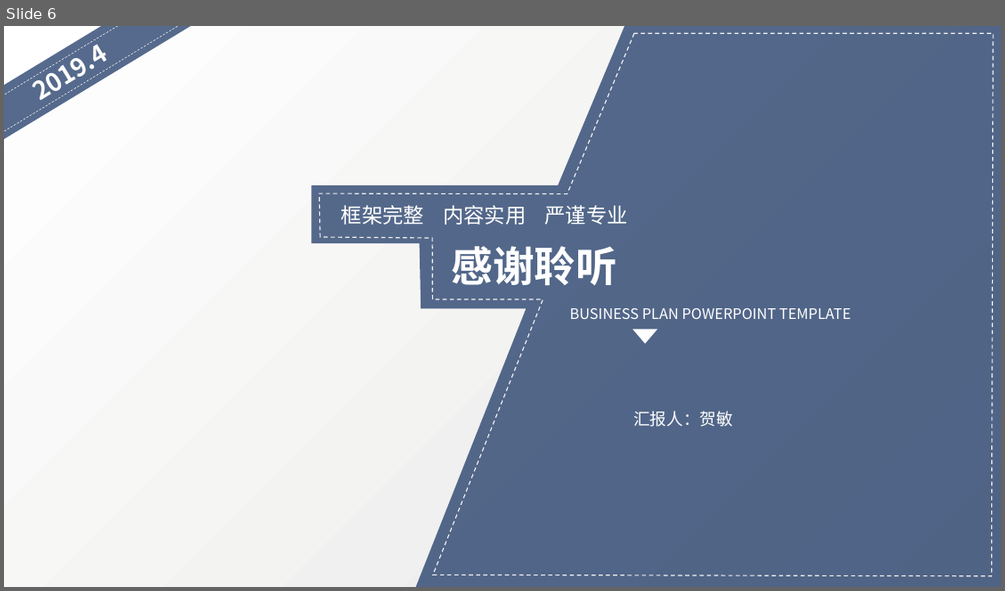
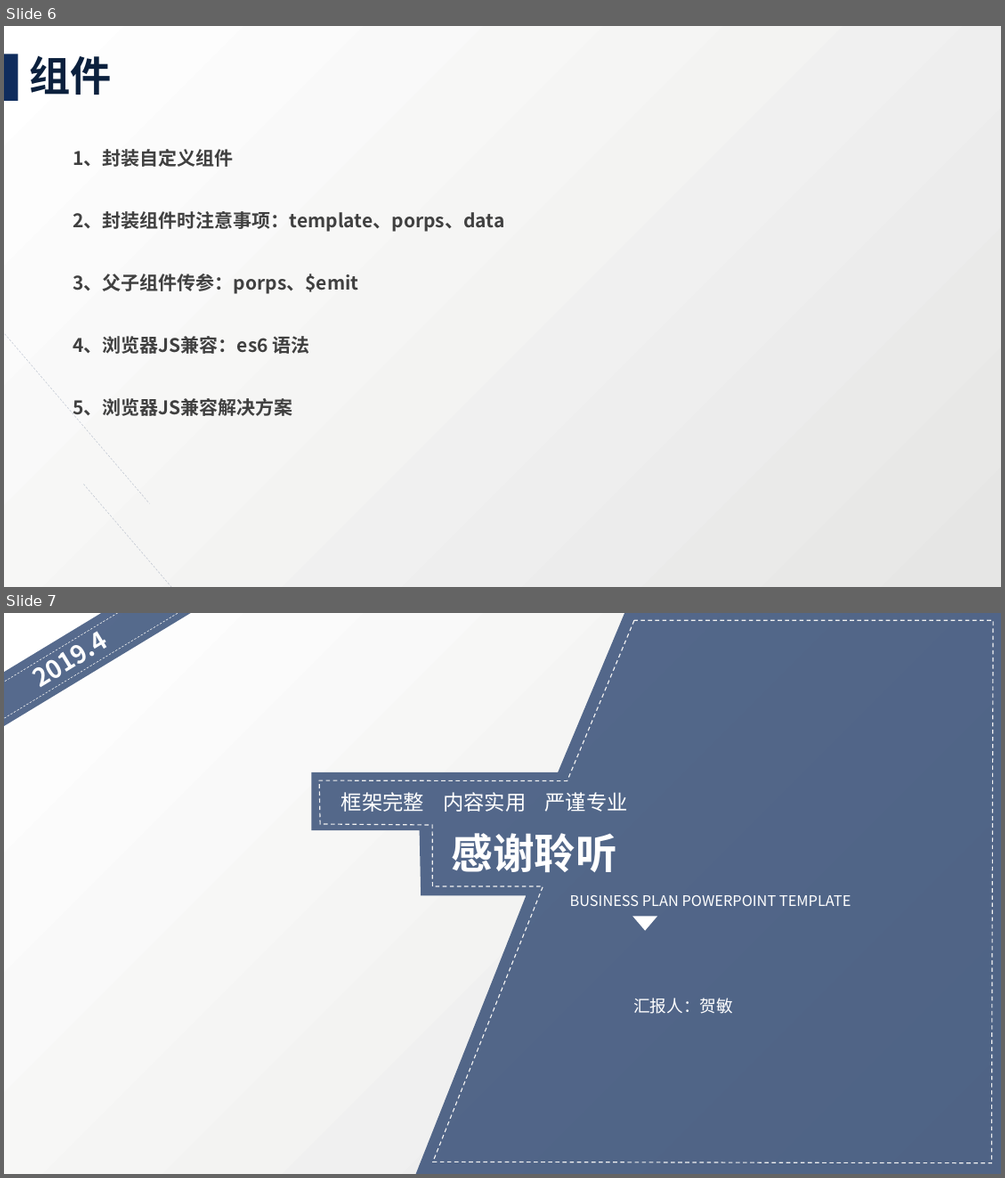
Before and after one commit to hmesingfw/charantia, a slide deck: vue-demo/Vue 学习培训.pptx. Shown one above the other, each under a label of ours: slide 6 before the commit, slides 6 and 7 after it. The pictures are 1005x591 and 1005x1178 pixels, drawn with LibreOffice and Linux fonts; fonts in the diff are those of the drawing; background and template pictures are left out. Boxes give left, top, right and bottom in pixels: in the first picture for what was removed or moved away, otherwise in the second. Text is boxed around its words. In the diff, an @@ line names an element or a change of style, - is before the commit and + after.

```diff
--- a/vue-demo/Vue 学习培训.pptx
+++ b/vue-demo/Vue 学习培训.pptx
@@ slide 6 added at [4,26,1001,587], background gradient #E6E6E5 to #FFFFFF @@
@@ rectangle added at [4,54,18,101], fill #0F2C5D @@
@@ title added at [29,55,111,95], 39.6 pt, text #0B203D, bold @@
+组件
@@ line added from (4, 99) to (150, 504), #0F2C5D 0.5 pt dashed @@
@@ text added at [73,149,504,416], 18 pt, text #404040, bold @@
+1、封装自定义组件
+2、封装组件时注意事项：template、porps、data
+3、父子组件传参：porps、$emit
+4、浏览器JS兼容：es6 语法
+5、浏览器JS兼容解决方案
@@ line added from (84, 483) to (216, 587), #0F2C5D 0.5 pt dashed @@
@@ what was slide 6 is now slide 7 @@
```
Also in this commit, not shown: 5 slides changed, 4 other files.
